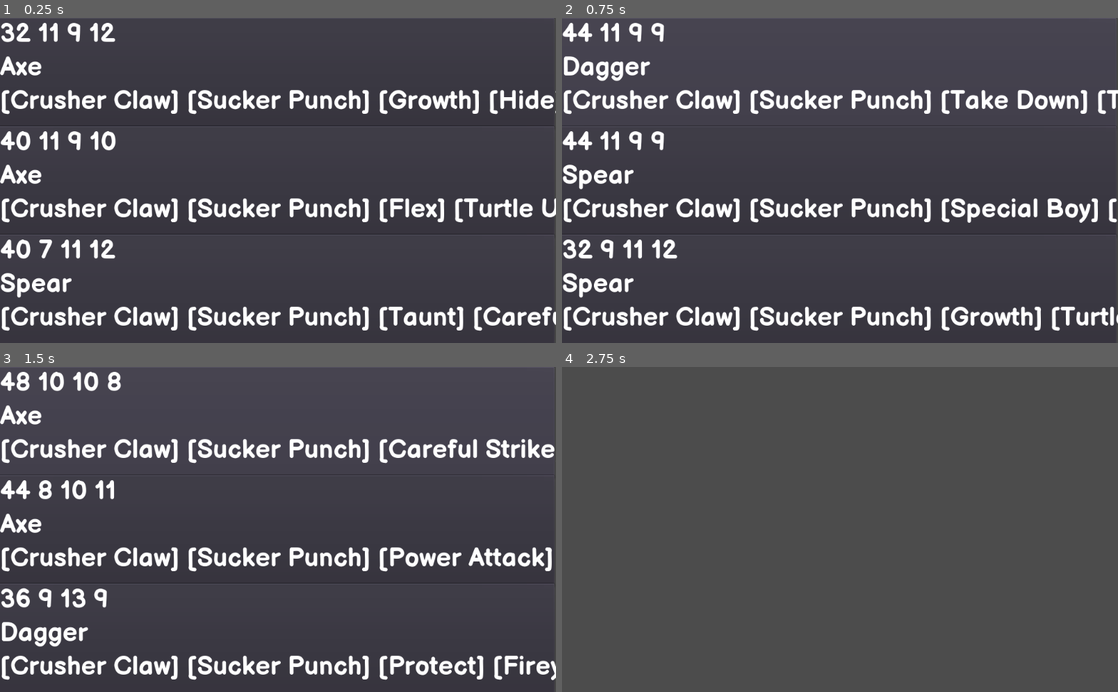
Above: before the commit, frames 1-4 (two rows, left to right).
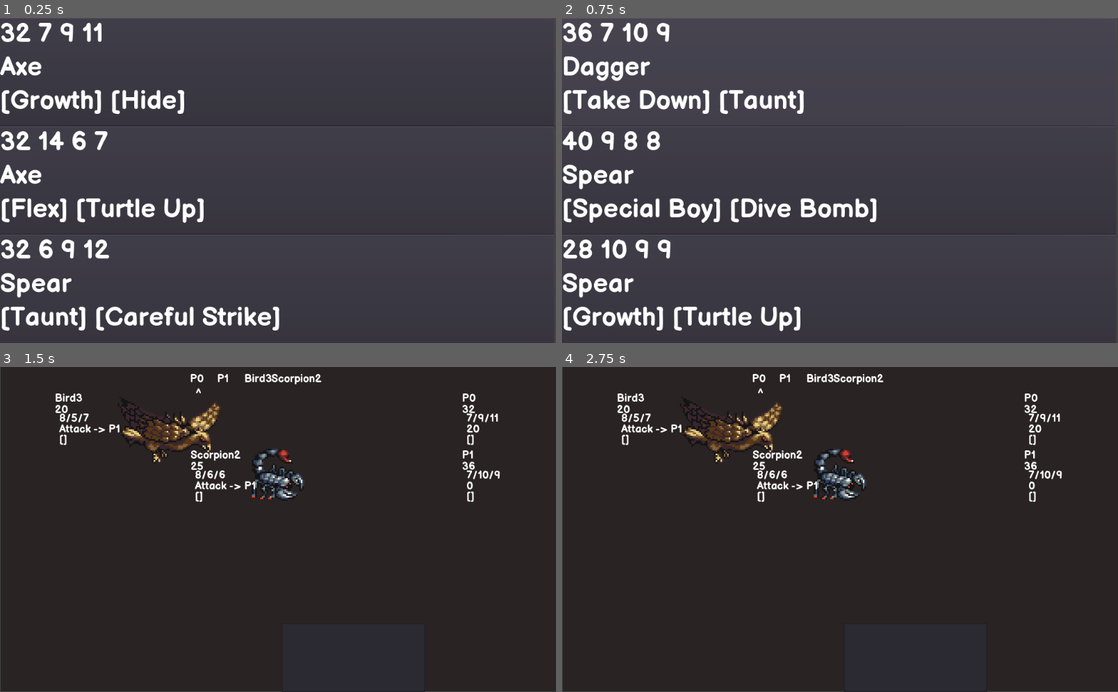
Above: after the commit, the same moments.

Repository: notMSB/shatterblade
Game: Godot game, scene res://src/Project/Units/Party.tscn
Two runs of this game, one before a commit and one after it. Both use one fixed random seed, a clock stepped at 60 frames per second and the inputs below. This scene is started directly instead of the project's main scene.
Inputs (mouse positions are in pixels of both pictures, inside the frame that each line leads up to):
- Up to frame 1 (0.25 s): no input
- Up to frame 2 (0.75 s): click (828, 73) at 0.52 s
- Up to frame 3 (1.5 s): click (266, 422) at 1.27 s
- Up to frame 4 (2.75 s): click (828, 422) at 2.02 s

The runs differ from the first frame. In frame 1, 11% of the frame differs, in the area x 0-100%, y 1-97%; in frame 2, 11%; in frame 3, 94%; in frame 4, 99%, in the area x 0-100%, y 0-100%.

Commit message:
formations

Diff:
--- a/src/Project/Battle.gd
+++ b/src/Project/Battle.gd
@@ -4,7 +4,9 @@
 export (PackedScene) var Enemy
 
 const partyNum = 2
-const enemyNum = 4
+var enemyNum = 4
+var deadEnemies = 0
+
 const apIncrement = 20
 const STUNCODE = -1
 
@@ -23,7 +25,7 @@
 var info
 var hits
 
-var opponents = ["Bat", "Skeleton", "Flower", "Wolf"]
+var opponents = []
 
 var targetsVisible = false
 
@@ -31,6 +33,9 @@
 
 func _ready(): #Generate units and add to turn order
 	randomize() #funny rng
+	if opponents.size() == 0: #Random formation
+		opponents = $Formations.formationList[randi() %$Formations.formationList.size()]
+		enemyNum = opponents.size()
 	for i in partyNum + enemyNum:
 		var createdUnit
 		if i < partyNum: #player
@@ -48,7 +53,9 @@
 				createdUnit.identity = str(opponents[i - partyNum])
 				createdUnit.name = str(createdUnit.identity, String(i))
 				if enemy.has("passives"): createdUnit.passives = enemy["passives"]
-				if enemy.has("specials"): createdUnit.specials = enemy["specials"]
+				if enemy.has("specials"):
+					createdUnit.specials = enemy["specials"]
+					createdUnit.allMoves.append_array(createdUnit.specials)
 			else:
 				createdUnit.callv("make_stats", [400, 10, 5, 5])
 				createdUnit.name = str("E", String(i))
@@ -93,22 +100,45 @@
 	else: #Enemy turn
 		moveUser = currentUnit
 		moveTarget = currentUnit.storedTarget
-		chosenMove = $Moves.moveList["Attack"]
+		chosenMove = $Moves.moveList[currentUnit.storedAction]
 		yield(execute_move(), "completed")
 		set_intent(currentUnit)
 		#currentUnit.update_info(currentUnit.storedTarget.name)
 		$StatusManager.countdown_turns(currentUnit, false)
 		play_turn()
 
+func set_action(unit):
+	unit.storedAction = unit.allMoves[randi() % unit.allMoves.size()]
+
 func set_intent(unit, target = false):
-	if unit.targetlock: #Don't set a new one
-		pass
-	elif !target: #Random target
-		var targets = get_team(true, true)
-		unit.storedTarget = targets[randi() % targets.size()]
+	set_action(unit)
+
+	#Target
+	var actionInfo = $Moves.moveList[unit.storedAction]
+	if actionInfo["target"] == targetType.ally:
+		$BattleUI.toggle_buttons(true, get_team(true))
+	elif actionInfo["target"] == targetType.allies:
+		unit.storedTarget = "Allies"
+	elif actionInfo["target"] == targetType.user: #Self target
+		unit.storedTarget = unit
+	elif actionInfo["target"] == targetType.enemies:
+		unit.storedTarget = "Party"
 	else:
-		unit.storedTarget = target
-	unit.update_info(unit.storedTarget.name)
+		if unit.targetlock: #Don't set a new one
+			pass
+		elif !target: #Random target
+			var targets
+			if actionInfo["target"] == targetType.enemy:
+				targets = get_team(true, true)
+			else: #Ally
+				targets = get_team(false, true)
+			unit.storedTarget = targets[randi() % targets.size()]
+		else:
+			unit.storedTarget = target
+	var targetText = unit.storedTarget
+	if typeof(targetText) != TYPE_STRING:
+		targetText = targetText.name
+	unit.update_info(str(unit.storedAction, " -> ", targetText))
 
 func get_team(gettingPlayers, onlyAlive = false):
 	var team = []
@@ -184,14 +214,14 @@
 	#Set up for multi target moves
 	var targets = []
 	if chosenMove["target"] == targetType.enemies:
-		targets = get_team(false, true)
+		targets = get_team(!moveUser.isPlayer, true)
 	elif chosenMove["target"] == targetType.enemyTargets:
-		var tempTargets = get_team(false, true)
+		var tempTargets = get_team(!moveUser.isPlayer, true)
 		for unit in tempTargets:
 			if unit.storedTarget == moveTarget.storedTarget:
 				targets.append(unit)
 	elif chosenMove["target"] == targetType.allies:
-		targets = get_team(true, true)
+		targets = get_team(moveUser.isPlayer, true)
 	else: #single target
 		targets = [moveTarget]
 
@@ -252,11 +282,27 @@
 
 func generate_rewards():
 	var rewards = $Enemies.enemyList[opponents[randi() % opponents.size()]]["rewards"] #Random enemy from the opponents list gives rewards
-	var totalWeight = 0
-	for reward in rewards: #Need a loop for total weight
-		totalWeight += reward["weight"]
-	var rewardValue = randi() % totalWeight #Randomly pick a reward using the weight
-	for reward in rewards:
-		rewardValue -= reward["weight"]
-		if rewardValue <= 0:
-			return reward
+	var categories = [[0],[0]] #0 loot 1 learn
+	var finalRewards = []
+
+	for reward in rewards: #Need a loop for total weight and to set up one reward for each category
+		if reward.has("loot"):
+			categories[0].append(reward)
+			categories[0][0] += reward["weight"]
+		else:
+			categories[1].append(reward)
+			categories[1][0] += reward["weight"]
+
+	for category in categories:
+		var rewardValue = randi() % category[0]
+		if category.size() == 2: #it works
+			finalRewards.append(category[1])
+		else:
+			category.remove(0) #just having a good time out here really
+			for reward in category:
+				rewardValue -= reward["weight"]
+				if rewardValue <= 0:
+					finalRewards.append(reward)
+					break
+
+	print(finalRewards)
--- a/src/Project/Battle.tscn
+++ b/src/Project/Battle.tscn
@@ -13,6 +13,7 @@
 [ext_resource path="res://src/Project/UI/UnitOrder.tscn" type="PackedScene" id=11]
 [ext_resource path="res://src/Project/UI/BattleUI.gd" type="Script" id=12]
 [ext_resource path="res://src/Project/Battle.gd" type="Script" id=13]
+[ext_resource path="res://src/Project/Lists/Formations.gd" type="Script" id=14]
 
 [sub_resource type="DynamicFont" id=1]
 size = 20
@@ -68,6 +69,7 @@
 }
 
 [node name="CommandList" type="ItemList" parent="BattleUI"]
+visible = false
 margin_left = 781.631
 margin_top = 472.78
 margin_right = 1029.63
@@ -113,5 +115,8 @@
 [node name="Enemies" type="Node2D" parent="."]
 script = ExtResource( 2 )
 
+[node name="Formations" type="Node2D" parent="."]
+script = ExtResource( 14 )
+
 [connection signal="item_activated" from="BattleUI/CommandList" to="BattleUI" method="_on_CommandList_item_activated"]
 [connection signal="item_activated" from="BattleUI/Submenu" to="BattleUI" method="_on_Submenu_item_activated"]
--- a/src/Project/Lists/Equipment.gd
+++ b/src/Project/Lists/Equipment.gd
@@ -1,10 +1,10 @@
 extends Node2D
 
 var equipmentList = {
-	"Sword": {"type": "weapon", "strength": 7, "special": "Double Slash", "weight": 1},
-	"Spear": {"type": "weapon", "strength": 6, "special": "Pierce", "weight": 1},
-	"Axe": {"type": "weapon", "strength": 8, "special": "Cleave", "weight": 1},
-	"Dagger": {"type": "weapon", "strength": 5, "special": "Quick Attack", "weight": 1},
+	"Sword": {"type": "weapon", "strength": 3, "special": "Double Slash", "weight": 1},
+	"Spear": {"type": "weapon", "strength": 2, "special": "Pierce", "weight": 1},
+	"Axe": {"type": "weapon", "strength": 4, "special": "Cleave", "weight": 1},
+	"Dagger": {"type": "weapon", "strength": 1, "special": "Quick Attack", "weight": 1},
 
 	"Plate": {"type": "armor", "defense": 5, "spell": "Heal"},
 
--- /dev/null
+++ b/src/Project/Lists/Formations.gd
@@ -0,0 +1,20 @@
+extends Node2D
+
+var formationList = {
+	0: ["Skeleton"],
+	1: ["Bat", "Bird"],
+	2: ["Bat", "Bat"],
+	3: ["Bird", "Rat"],
+	4: ["Flower", "Scorpion"],
+	5: ["Snake", "Wolf"],
+	6: ["Snake", "Snake", "Snake"],
+	7: ["Snake", "Rat", "Scorpion"],
+	8: ["Skeleton", "Wolf"],
+	9: ["Wolf", "Wolf", "Wolf"],
+	10: ["Flower", "Flower"],
+	11: ["Bat", "Rat", "Bird"],
+	12: ["Bird", "Bird"],
+	13: ["Rat", "Rat", "Rat", "Rat"],
+	14: ["Scorpion", "Bird"],
+	15: ["Bat", "Bat", "Bat"],
+}
--- a/src/Project/Lists/Moves.gd
+++ b/src/Project/Lists/Moves.gd
@@ -11,29 +11,29 @@
 	"Attack": {"target": targets.enemy, "damage": 5, "effect": funcref(self, "restore_ap"), "args": ["moveUser", 10]},
 	"Defend": {"target": targets.user, "status": "Blocking", "value": 1, "effect": funcref(self, "restore_ap"), "args": ["moveUser", 10]},
 
-	"Double Slash": {"target": targets.enemy, "damage": 5, "cost": 20, "hits": 2},
-	"Pierce": {"target": targets.enemyTargets, "damage": 5, "cost": 25},
-	"Cleave": {"target": targets.enemies, "damage": 7, "cost": 30},
-	"Quick Attack": {"target": targets.enemy, "damage": 5, "cost": 15, "quick": true},
+	"Double Slash": {"target": targets.enemy, "damage": 4, "cost": 20, "hits": 2},
+	"Pierce": {"target": targets.enemyTargets, "damage": 4, "cost": 25},
+	"Cleave": {"target": targets.enemies, "damage": 5, "cost": 30},
+	"Quick Attack": {"target": targets.enemy, "damage": 3, "cost": 15, "quick": true},
 
-	"Poison Strike": {"target": targets.enemy, "damage": 5, "cost": 15, "status": "Poison", "value": 50, "quick": true, "weight": 1},
+	"Poison Strike": {"target": targets.enemy, "damage": 2, "cost": 15, "status": "Poison", "value": 50, "quick": true, "weight": 1},
 	"Earthshaker": {"target": targets.enemies, "damage": 10, "cost": 60, "status": "Stun", "value": 100, "weight": 1},
 	"Coldsteel": {"target": targets.enemy, "damage": 5, "cost": 30, "status": "Chill", "value": 50, "hits": 2, "weight": 1},
 	"Firey Assault": {"target": targets.enemyTargets, "damage": 5, "cost": 40, "status": "Burn", "value": 100, "weight": 1},
 
 	"Power Attack": {"target": targets.enemy, "damage": 12, "cost": 20, "weight": 2},
-	"Careful Strike": {"target": targets.enemy, "damage": 5, "cost": 20, "effect": funcref(self, "give_status"), "args": ["moveUser", "Blocking", 1], "description": "Deals danage and blocks", "weight": 2},
+	"Careful Strike": {"target": targets.enemy, "damage": 3, "cost": 20, "effect": funcref(self, "give_status"), "args": ["moveUser", "Blocking", 1], "description": "Deals danage and blocks", "weight": 2},
 	"Special Boy": {"target": targets.enemy, "damage": 5, "cost": 50, "hits": "moveUser:specials", "description": "One hit for every known special", "weight": 1},
-	"Sucker Punch": {"target": targets.enemy, "damage": 8, "cost": 20, "effect": funcref(self, "add_hits"), "args": ["moveTarget:storedTarget", "moveUser", 2], "description": "Extra hit if enemy targets user", "weight": 2},
+	"Sucker Punch": {"target": targets.enemy, "damage": 6, "cost": 20, "effect": funcref(self, "add_hits"), "args": ["moveTarget:storedTarget", "moveUser", 2], "description": "Extra hit if enemy targets user", "weight": 2},
 
 	"Piercing Sting": {"target": targets.enemy, "damage": 20, "cost": 40, "status": "Poison", "value": 100, "weight": 1},
-	"Crusher Claw": {"target": targets.enemy, "damage": 10, "cost": 20, "timing": timings.before, "effect": funcref(self, "add_hits"), "args": ["moveTarget:shield", 0, 2, false], "description": "Extra hit if the target has shields", "weight": 1},
+	"Crusher Claw": {"target": targets.enemy, "damage": 6, "cost": 20, "timing": timings.before, "effect": funcref(self, "add_hits"), "args": ["moveTarget:shield", 0, 2, false], "description": "Extra hit if the target has shields", "weight": 1},
 	"Plague": {"target": targets.enemies, "cost": 50, "status": "Poison", "value": 100, "weight": 1},
 	"Dive Bomb": {"target": targets.enemy, "damage": 15, "cost": 20, "effect": funcref(self, "take_recoil"), "args": ["moveUser", "damageCalc", .2], "description": "User takes 10% of damage dealt back in recoil", "weight": 2},
-	"Take Down": {"target": targets.enemy, "damage": 10, "cost": 30, "status": "Stun", "value": 100, "weight": 1},
+	"Take Down": {"target": targets.enemy, "damage": 7, "cost": 30, "status": "Stun", "value": 100, "weight": 1},
 	"Vampire": {"target": targets.enemy, "damage": 5, "cost": 30, "effect": funcref(self, "take_recoil"), "args": ["moveUser", "damageCalc", -.2], "description": "User heals 10% of damage dealt", "weight": 1},
 	"Frostfang": {"target": targets.enemy, "damage": 10, "cost": 20, "status": "Chill", "value": 50, "effect": funcref(self, "give_status"), "args": ["moveTarget", "Chill", .5, true], "description": "Multiplies target chill by 1.5 after the hit", "weight": 2},
-	"Constrict": {"target": targets.enemy, "damage": 3, "cost": 20, "effect": funcref(self, "give_status"), "args": ["moveUser", "Constricting", 1], "description": "Grabs target and strikes next turn if not removed", "weight": 1},
+	"Constrict": {"target": targets.enemy, "damage": 2, "cost": 20, "effect": funcref(self, "give_status"), "args": ["moveUser", "Constricting", 1], "description": "Grabs target and strikes next turn if not removed", "weight": 1},
 	"Triple Hit": {"target": targets.enemy, "damage": 3, "cost": 30, "hits": 3, "weight": 1},
 	"Growth": {"target": targets.user, "cost": 25, "effect": funcref(self, "change_attribute"), "args": ["moveUser", "strength", 5], "description": "Strength +5 for the battle", "weight": 1},
 	"Dodge": {"target": targets.user, "cost": 25, "status": "Dodge", "value": 1},
--- a/src/Project/Lists/StatusManager.gd
+++ b/src/Project/Lists/StatusManager.gd
@@ -128,7 +128,6 @@
 func counter_attack(user, target, value):
 	target.take_damage(user.strength - target.defense + value)
 
-
 func regenerate(unit, healing):
 	unit.heal(healing)
 	return unit.currentHealth
--- a/src/Project/Units/Enemies.gd
+++ b/src/Project/Units/Enemies.gd
@@ -4,37 +4,45 @@
 	"Bat": {"stats": [15, 6, 3, 10], "passives": {"Dodgy": 1}, "specials": ["Vampire"], "rewards": [
 		{"name": "Vampire", "type": "specials", "weight": 50},
 		{"name": "Dodge", "type": "specials", "weight": 50},
-		{"name": "Dodgy", "type": "passives", "weight": 5}
+		{"name": "Dodgy", "type": "passives", "weight": 5},
+		{"name": "Money", "loot": true, "amount": 5, "weight": 50}
 	]},
 	"Bird": {"stats": [20, 8, 5, 7], "specials": ["Dive Bomb", "Triple Hit"], "rewards": [
 		{"name": "Dive Bomb", "type": "specials", "weight": 50},
-		{"name": "Triple Hit", "type": "specials", "weight": 50}
+		{"name": "Triple Hit", "type": "specials", "weight": 50},
+		{"name": "Money", "loot": true, "amount": 5, "weight": 50}
 	]},
 	"Flower": {"stats": [15, 7, 5, 1], "passives": {"Counter": 1}, "specials": ["Growth"], "rewards": [
 		{"name": "Growth", "type": "specials", "weight": 50},
 		{"name": "Sucker Punch", "type": "specials", "weight": 50},
-		{"name": "Counter", "type": "passives", "weight": 5}
+		{"name": "Counter", "type": "passives", "weight": 5},
+		{"name": "Money", "loot": true, "amount": 5, "weight": 50}
 	]},
 	"Rat": {"stats": [10, 5, 2, 8], "passives": {"Dodgy": 1}, "specials": ["Plague"], "rewards": [
 		{"name": "Plague", "type": "specials", "weight": 50},
 		{"name": "Hide", "type": "specials", "weight": 50},
-		{"name": "Dodgy", "type": "passives", "weight": 5}
+		{"name": "Dodgy", "type": "passives", "weight": 5},
+		{"name": "Money", "loot": true, "amount": 5, "weight": 50}
 	]},
 	"Scorpion": {"stats": [25, 8, 6, 6], "specials": ["Piercing Sting", "Crusher Claw"], "rewards": [
 		{"name": "Piercing Sting", "type": "specials", "weight": 50},
-		{"name": "Crusher Claw", "type": "specials", "weight": 50}
+		{"name": "Crusher Claw", "type": "specials", "weight": 50},
+		{"name": "Money", "loot": true, "amount": 5, "weight": 50}
 	]},
 	"Skeleton": {"stats": [30, 7, 8, 4], "specials": ["Power Attack", "Coldsteel"], "rewards": [
 		{"name": "Power Attack", "type": "specials", "weight": 50},
-		{"name": "Coldsteel", "type": "specials", "weight": 50}
+		{"name": "Coldsteel", "type": "specials", "weight": 50},
+		{"name": "Money", "loot": true, "amount": 5, "weight": 50}
 	]},
 	"Snake": {"stats": [15, 8, 5, 6], "passives": {"Venomous": 0}, "specials": ["Constrict"], "rewards": [
 		{"name": "Constrict", "type": "specials", "weight": 50},
 		{"name": "Poison Strike", "type": "specials", "weight": 50},
-		{"name": "Venomous", "type": "passives", "weight": 5}
+		{"name": "Venomous", "type": "passives", "weight": 5},
+		{"name": "Money", "loot": true, "amount": 5, "weight": 50}
 	]},
 	"Wolf": {"stats": [25, 10, 6, 7], "specials": ["Take Down", "Frostfang"], "rewards": [
 		{"name": "Take Down", "type": "specials", "weight": 50},
-		{"name": "Frostfang", "type": "specials", "weight": 50}
+		{"name": "Frostfang", "type": "specials", "weight": 50},
+		{"name": "Money", "loot": true, "amount": 5, "weight": 50}
 	]},
 }
--- a/src/Project/Units/Enemy.gd
+++ b/src/Project/Units/Enemy.gd
@@ -2,6 +2,7 @@
 
 var identity
 var targetlock = false
+var allMoves = ["Attack"]
 
 func _ready():
 	isPlayer = false
--- a/src/Project/Units/Party.gd
+++ b/src/Project/Units/Party.gd
@@ -5,8 +5,11 @@
 
 const HPMultiplier = 4
 const options = 3
-const partySize = 3
+const partySize = 2
 const INCREMENT = 400
+const POINTS_AVAILABLE = 15
+const BASE_STAT = 5
+const MOVES_AVAILABLE = 2
 
 enum targetType {enemy, enemies, enemyTargets, ally, allies, user}
 
@@ -17,9 +20,9 @@
 func create_options(number):
 	for i in number:
 		var createdUnit = Player.instance()
-		rando_stats(createdUnit, 20, 5)
+		rando_stats(createdUnit, POINTS_AVAILABLE, BASE_STAT)
 		rando_weapon(createdUnit)
-		rando_moves(createdUnit, 2)
+		rando_moves(createdUnit, MOVES_AVAILABLE)
 
 		$TempParty.add_child(createdUnit)
 		make_info(createdUnit, i)
@@ -45,7 +48,7 @@
 		create_options(options)
 	else:
 		print(global.storedParty)
-		return get_tree().change_scene("res://src/Battle.tscn")
+		return get_tree().change_scene("res://src/Project/Battle.tscn")
 
 func random_item(list):
 	return list[randi() % list.size()]
--- a/src/Project/Units/Party.tscn
+++ b/src/Project/Units/Party.tscn
@@ -5,11 +5,6 @@
 [ext_resource path="res://src/Project/Lists/Equipment.gd" type="Script" id=4]
 [ext_resource path="res://src/Project/UI/ChoiceUI.tscn" type="PackedScene" id=5]
 [ext_resource path="res://src/Project/Units/Player.tscn" type="PackedScene" id=6]
-
-
-
-
-
 
 [node name="Party" type="Node2D"]
 script = ExtResource( 1 )
--- a/src/Project/Units/Unit.gd
+++ b/src/Project/Units/Unit.gd
@@ -1,4 +1,6 @@
 extends Node2D
+
+onready var Battle = get_node("../../")
 
 var isPlayer
 var maxHealth
@@ -12,7 +14,7 @@
 var currentHealth
 var ap = 0
 var maxap = 100
-var shield = 5
+var shield = 0
 
 var ui #set in battle function
 
@@ -20,7 +22,7 @@
 var hittables = [] #Keeps track of statuses that count down on hit
 var passives = {}
 
-var specials = ["Crusher Claw", "Sucker Punch"]
+var specials = []
 
 func make_stats(hp, atk, def, spd):
 	maxHealth = hp
@@ -30,26 +32,29 @@
 	speed = spd
 
 func take_damage(damageVal):
-	if shield > 0:
-		if shield - damageVal > 0:
-			shield -= damageVal
-			damageVal = 0
-		else:
-			damageVal -= shield
-			shield = 0
-	if shield <= 0:
-		currentHealth -= floor(max(1, damageVal))
-	update_hp()
-	if currentHealth <= 0:
-		ui.visible = false
-		damageVal += currentHealth #Returns amount of damage actually dealt for recoil reasons
-	return damageVal
+	if currentHealth > 0: #Can't be hitting someone that's dead
+		if shield > 0:
+			if shield - damageVal > 0:
+				shield -= damageVal
+				damageVal = 0
+			else:
+				damageVal -= shield
+				shield = 0
+		if shield <= 0:
+			currentHealth -= floor(max(1, damageVal))
+		update_hp()
+		if currentHealth <= 0:
+			ui.visible = false
+			damageVal += currentHealth #Returns amount of damage actually dealt for recoil reasons
+			if !isPlayer:
+				Battle.deadEnemies += 1
+				if Battle.deadEnemies >= Battle.enemyNum:
+					print("done")
+		return damageVal
 
 func heal(healVal):
 	currentHealth = min(maxHealth, currentHealth + healVal)
 	update_hp()
-	if currentHealth <= 0:
-		ui.visible = false
 
 func update_hp():
 	ui.get_node("HP").text = String(currentHealth)
Not shown: 1 places in src/Project/Battle.tscn that only renumber resources
